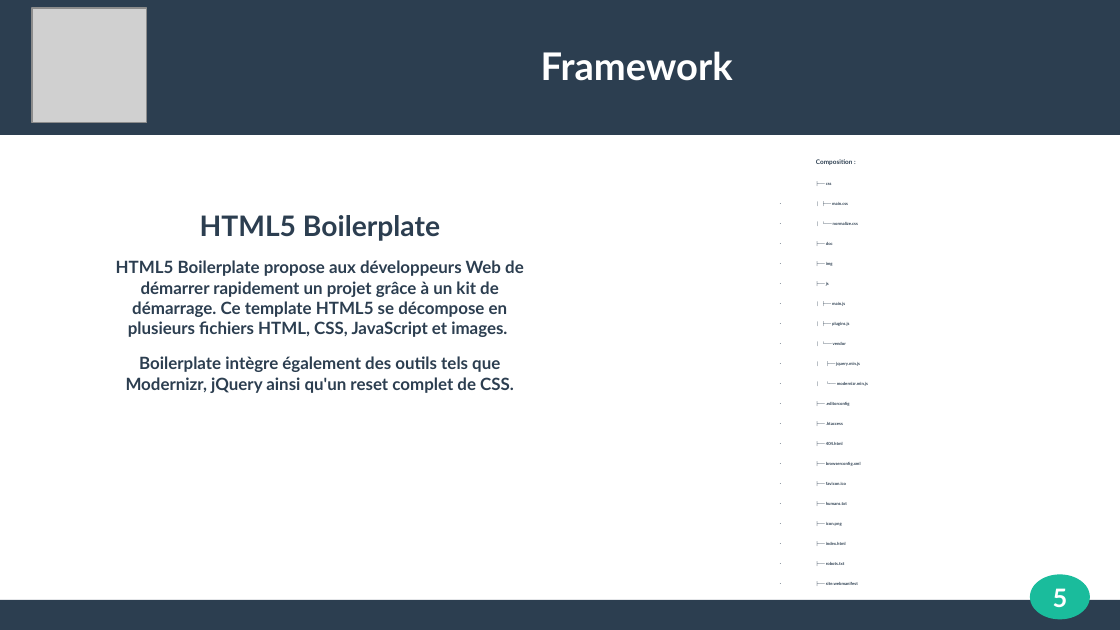
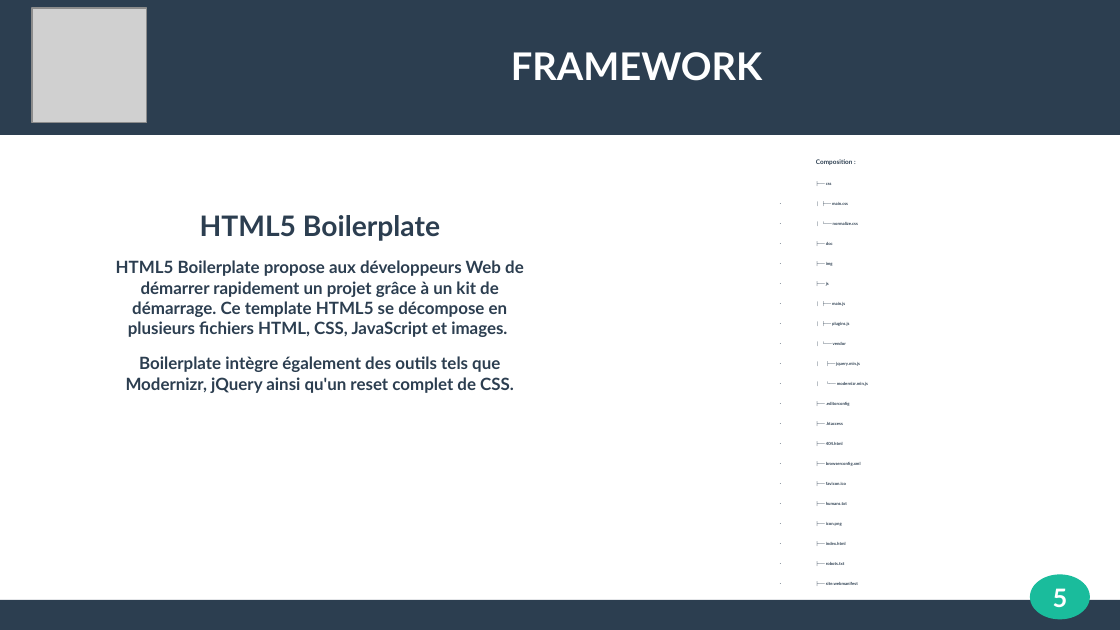
Before and after one commit to dclkent1parker/PresentationLangages, a slide deck: slide 5 of final.odp. Drawn at 1120x630 pixels with LibreOffice and Linux fonts; fonts in the diff are those of the drawing; grey boxes stand for pictures. Boxes give left, top, right and bottom in pixels: in the first picture for what was removed or moved away, otherwise in the second. Text is boxed around its words. In the diff, an @@ line names an element or a change of style, - is before the commit and + after.

```diff
--- a/final.odp
+++ b/final.odp
@@ title at box(511, 52, 762, 81): text changed @@
-Framework
+FRAMEWORK
```
Also in this commit, not shown: 4 other slides changed, 4 slides added.
